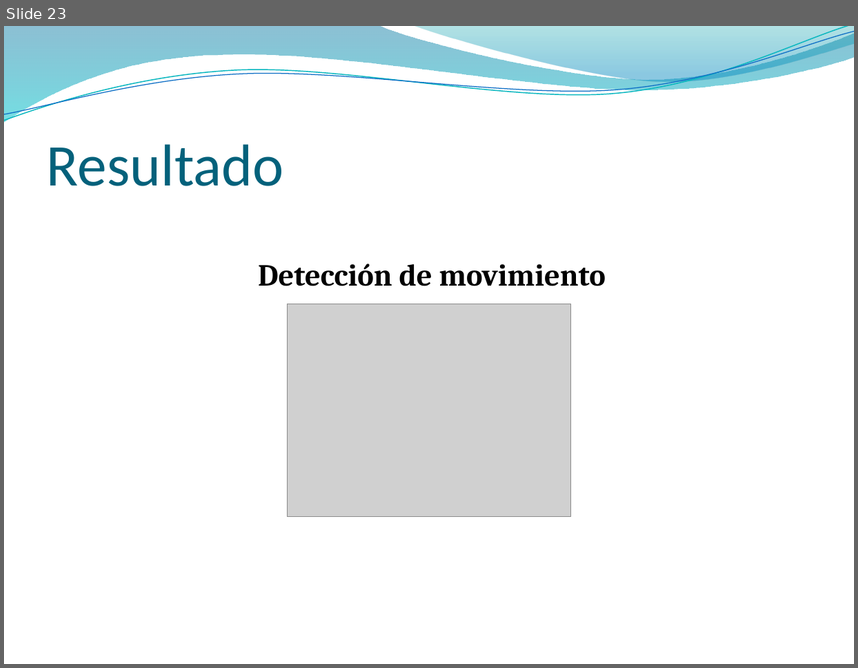
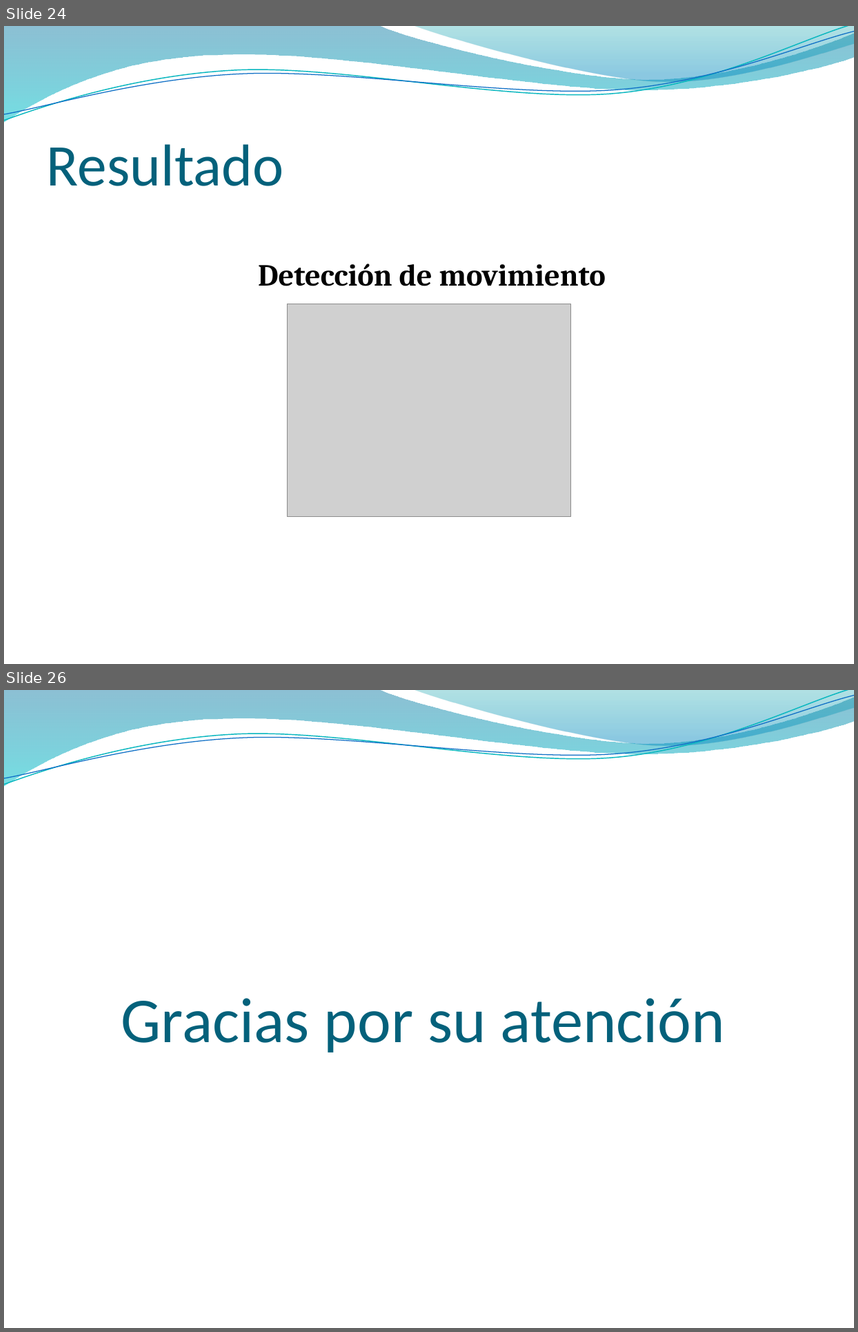
Before and after one commit to vinaygaba/pycuda-filters, a slide deck: out/presentacion/presentacionTAD.pptx. Shown one above the other, each under a label of ours: slide 23 before the commit, slides 24 and 26 after it; the slides between them are not shown. The pictures are 858x668 and 858x1332 pixels, drawn with LibreOffice and Linux fonts; fonts in the diff are those of the drawing; grey boxes stand for pictures; background and template pictures are left out. Boxes give left, top, right and bottom in pixels: in the first picture for what was removed or moved away, otherwise in the second. Text is boxed around its words. In the diff, an @@ line names an element or a change of style, - is before the commit and + after.

```diff
--- a/out/presentacion/presentacionTAD.pptx
+++ b/out/presentacion/presentacionTAD.pptx
@@ slide 26 added at (4,690,854,1328), background picture (left out); not listed: 4 template elements that a slide beside it also shows @@
@@ title added at (121,998,725,1052), 54 pt, text #04617B @@
+Gracias por su atención
@@ what was slide 23 is now slide 24 @@
```
Also in this commit, not shown: 1 slide changed, 2 other slides added, 1 other file.
